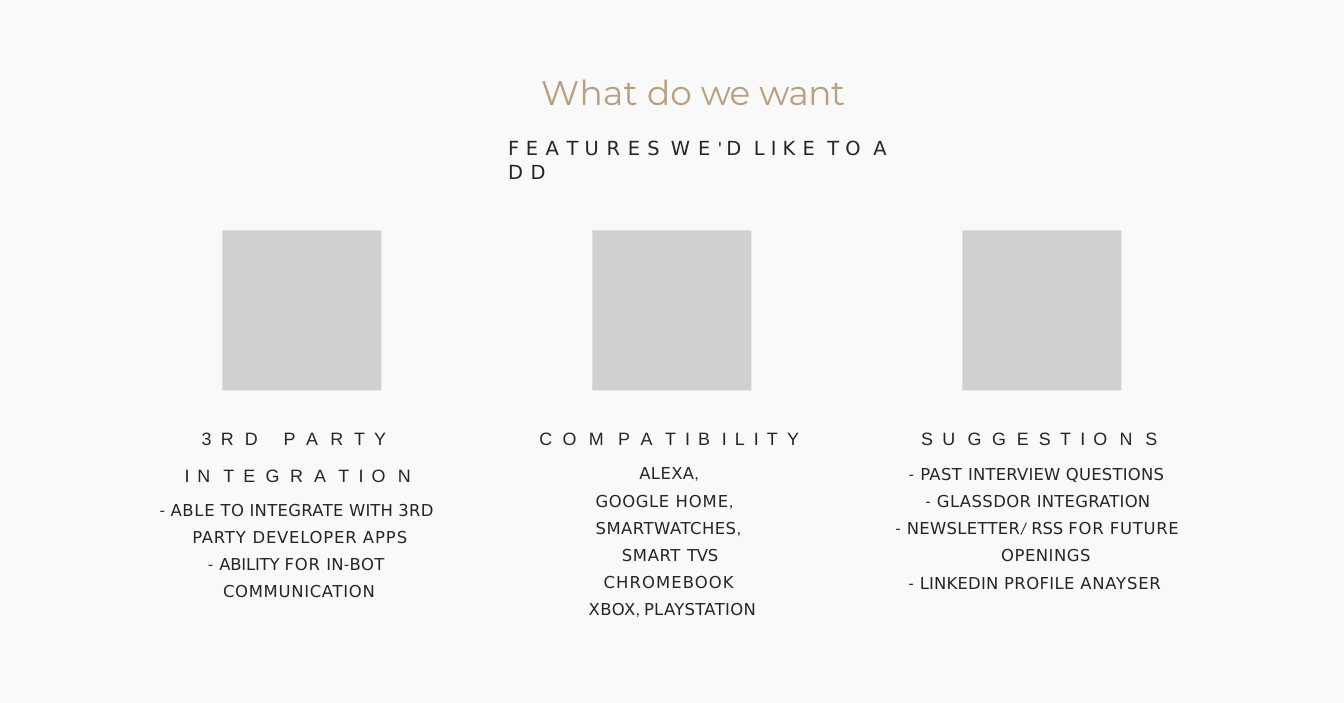
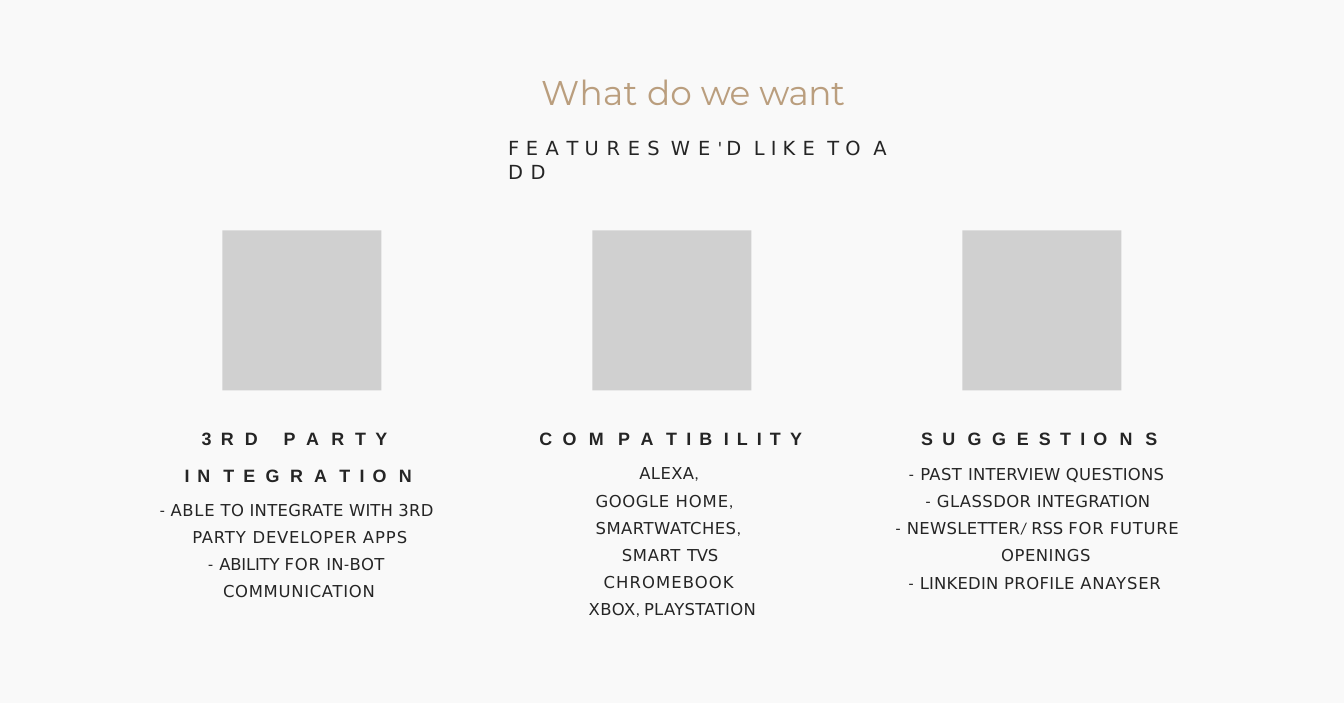
Before and after one commit to ved2pac/ved2pac.github.io, a slide deck: slide 11 of evonik.pptx. Drawn at 1344x703 pixels with LibreOffice and Linux fonts; fonts in the diff are those of the drawing; grey boxes stand for pictures. Boxes give left, top, right and bottom in pixels: in the first picture for what was removed or moved away, otherwise in the second. Text is boxed around its words. In the diff, an @@ line names an element or a change of style, - is before the commit and + after.

```diff
--- a/evonik.pptx
+++ b/evonik.pptx
@@ bold on in 4 elements at [539, 432, 802, 445], [921, 432, 1157, 445], [185, 468, 412, 486], [202, 432, 387, 445] @@
```
Also in this commit, not shown: 6 other slides changed.
